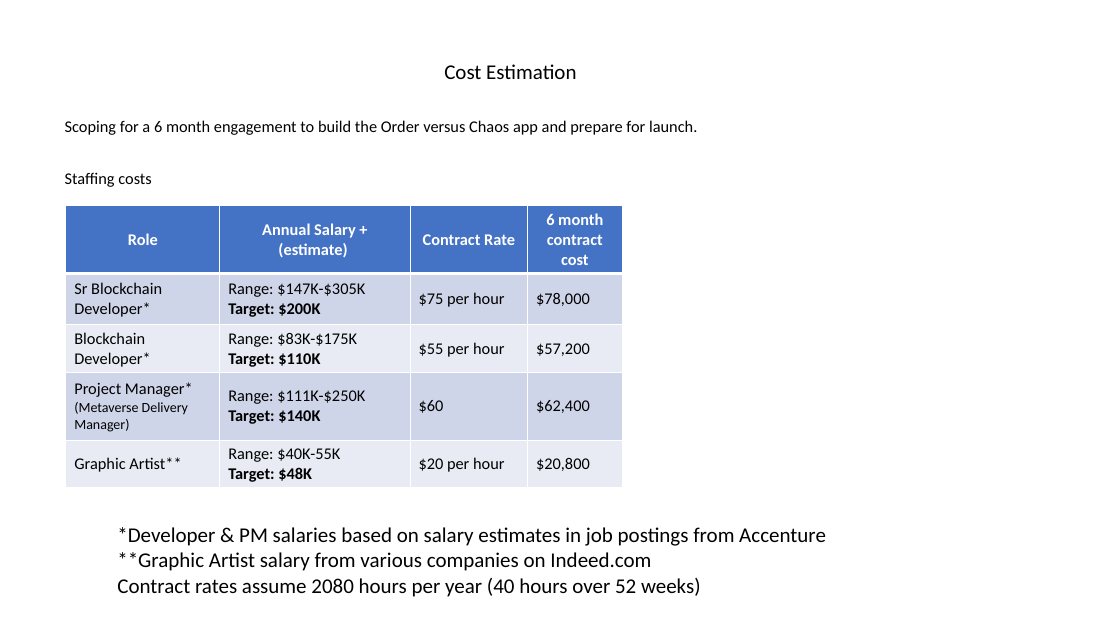
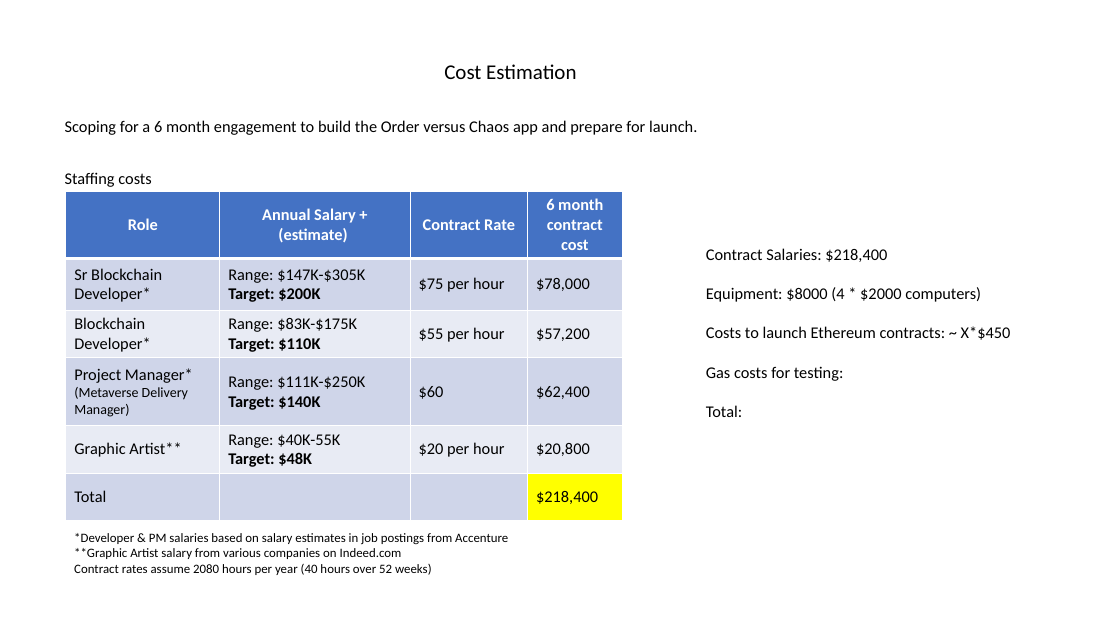
Before and after one commit to justcb/orderandchaos, a slide deck: slide 6 of 20220523_OAC_Presentation_draft.pptx (slide 5 before the commit). Drawn at 1120x630 pixels with LibreOffice and Linux fonts; fonts in the diff are those of the drawing. Boxes give left, top, right and bottom in pixels: in the first picture for what was removed or moved away, otherwise in the second. Text is boxed around its words. In the diff, an @@ line names an element or a change of style, - is before the commit and + after.

```diff
--- a/20220523_OAC_Presentation_draft.pptx
+++ b/20220523_OAC_Presentation_draft.pptx
@@ table at (66,192,623,521) @@
+row 6: Total |  |  | $218,400
@@ table: place and size @@
-table at (66,206,623,487)
+table at (66,192,623,521)
@@ text added at (706,248,1011,417), 14 pt, text #000000 @@
+Contract Salaries: $218,400
+Equipment: $8000 (4 * $2000 computers)
+Costs to launch Ethereum contracts: ~ X*$450
+Gas costs for testing:
+Total:
@@ text "*Developer & PM salaries based ...": place and size @@
-text "*Developer & PM salaries based ..." at (117,527,826,597)
+text "*Developer & PM salaries based ..." at (74,533,508,575)
@@ text "*Developer & PM salaries based ..." at (74,533,508,575): size 18 to 11 pt @@
```
Also in this commit, not shown: 3 other slides changed, 2 slides added.
